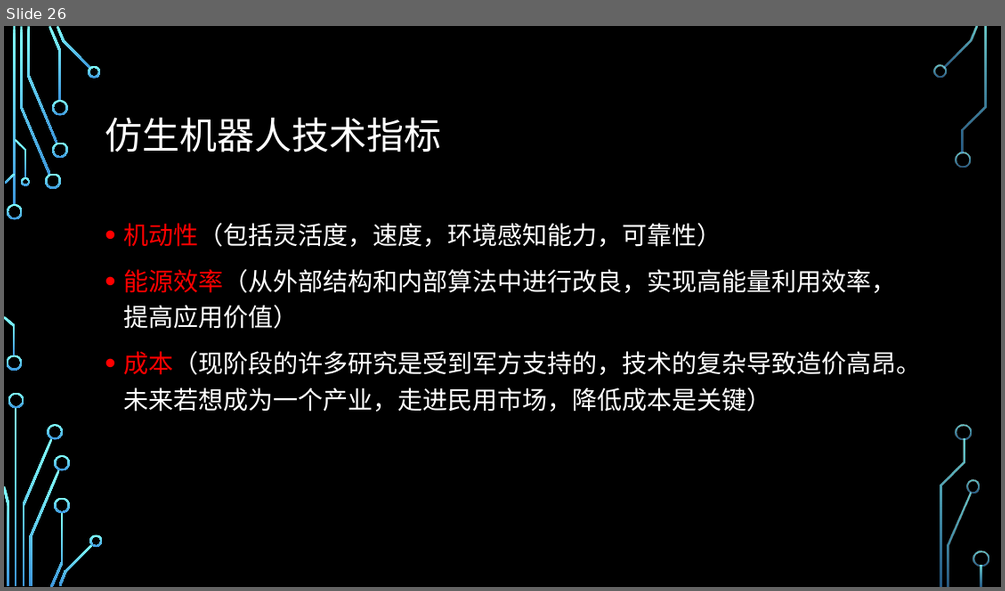
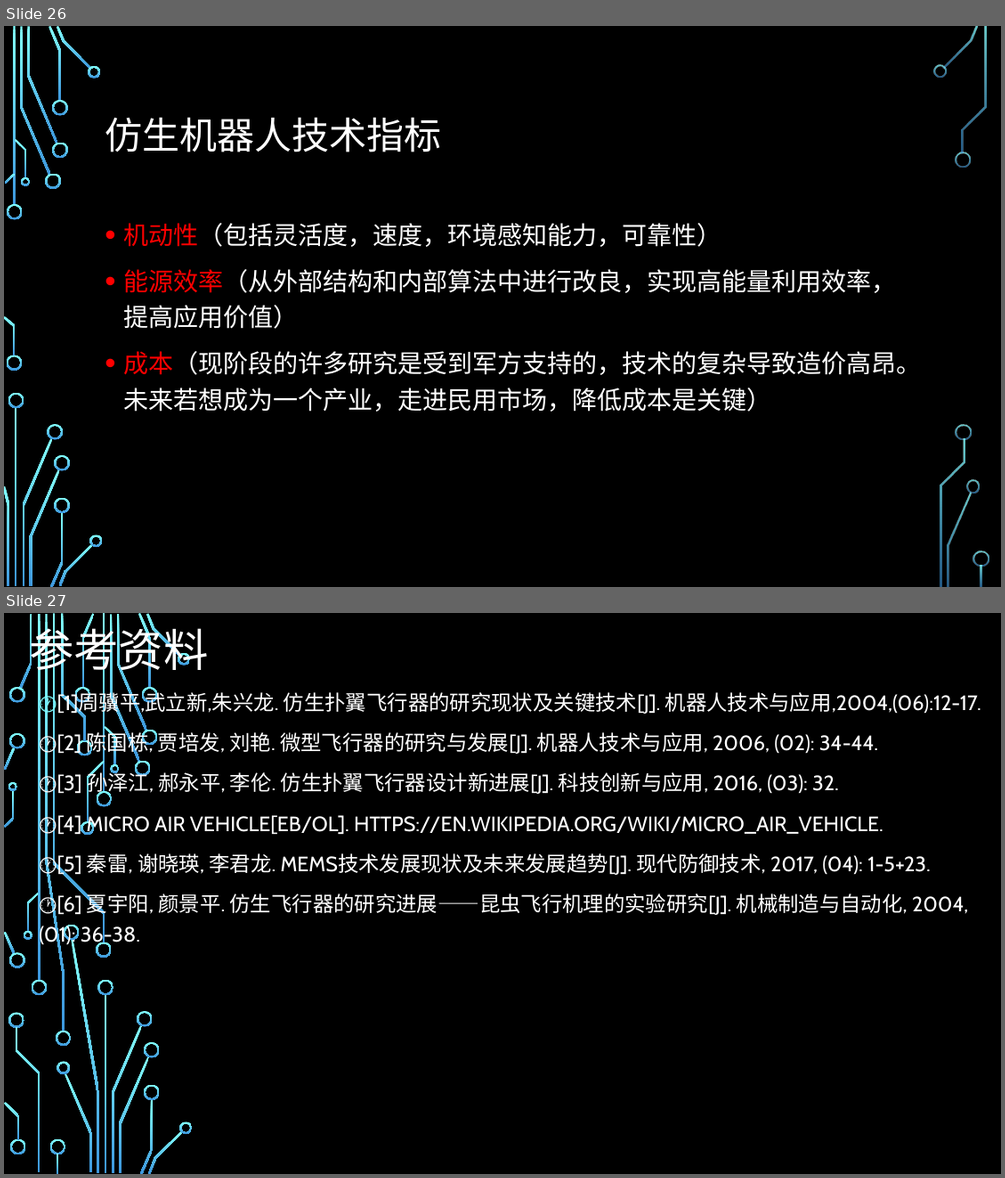
Before and after one commit to LouiValley/Global-Industry-and-Technology-Strategy-2017, a slide deck: weekly_report/group1/group1_week4_ppt.pptx. Shown one above the other, each under a label of ours: slide 26 before the commit, slides 26 and 27 after it. The pictures are 1005x591 and 1005x1178 pixels, drawn with LibreOffice and Linux fonts; fonts in the diff are those of the drawing; background and template pictures are left out. Boxes give left, top, right and bottom in pixels: in the first picture for what was removed or moved away, otherwise in the second. Text is boxed around its words. In the diff, an @@ line names an element or a change of style, - is before the commit and + after.

```diff
--- a/weekly_report/group1/group1_week4_ppt.pptx
+++ b/weekly_report/group1/group1_week4_ppt.pptx
@@ slide 27 added at bbox=[4, 613, 1001, 1174], background picture (left out) @@
@@ title added at bbox=[29, 622, 209, 679], 43.2 pt, text #FFFFFF @@
+参考资料
@@ subtitle added at bbox=[39, 692, 981, 947], 20 pt, text #FFFFFF @@
+🕐[1]周骥平,武立新,朱兴龙. 仿生扑翼飞行器的研究现状及关键技术[J]. 机器人技术与应用,2004,(06):12-17.
+🕐[2] 陈国栋, 贾培发, 刘艳. 微型飞行器的研究与发展[J]. 机器人技术与应用, 2006, (02): 34-44.
+🕐[3] 孙泽江, 郝永平, 李伦. 仿生扑翼飞行器设计新进展[J]. 科技创新与应用, 2016, (03): 32.
+🕐[4] MICRO AIR VEHICLE[EB/OL]. HTTPS://EN.WIKIPEDIA.ORG/WIKI/MICRO_AIR_VEHICLE.
+🕐[5] 秦雷, 谢晓瑛, 李君龙. MEMS技术发展现状及未来发展趋势[J]. 现代防御技术, 2017, (04): 1-5+23.
+🕐[6] 夏宇阳, 颜景平. 仿生飞行器的研究进展——昆虫飞行机理的实验研究[J]. 机械制造与自动化, 2004, (01): 36-38.
@@ group added at bbox=[4, 613, 193, 1174]: 50 freeform shapes, 4 rectangles @@
```
Also in this commit, not shown: 2 other slides added.
